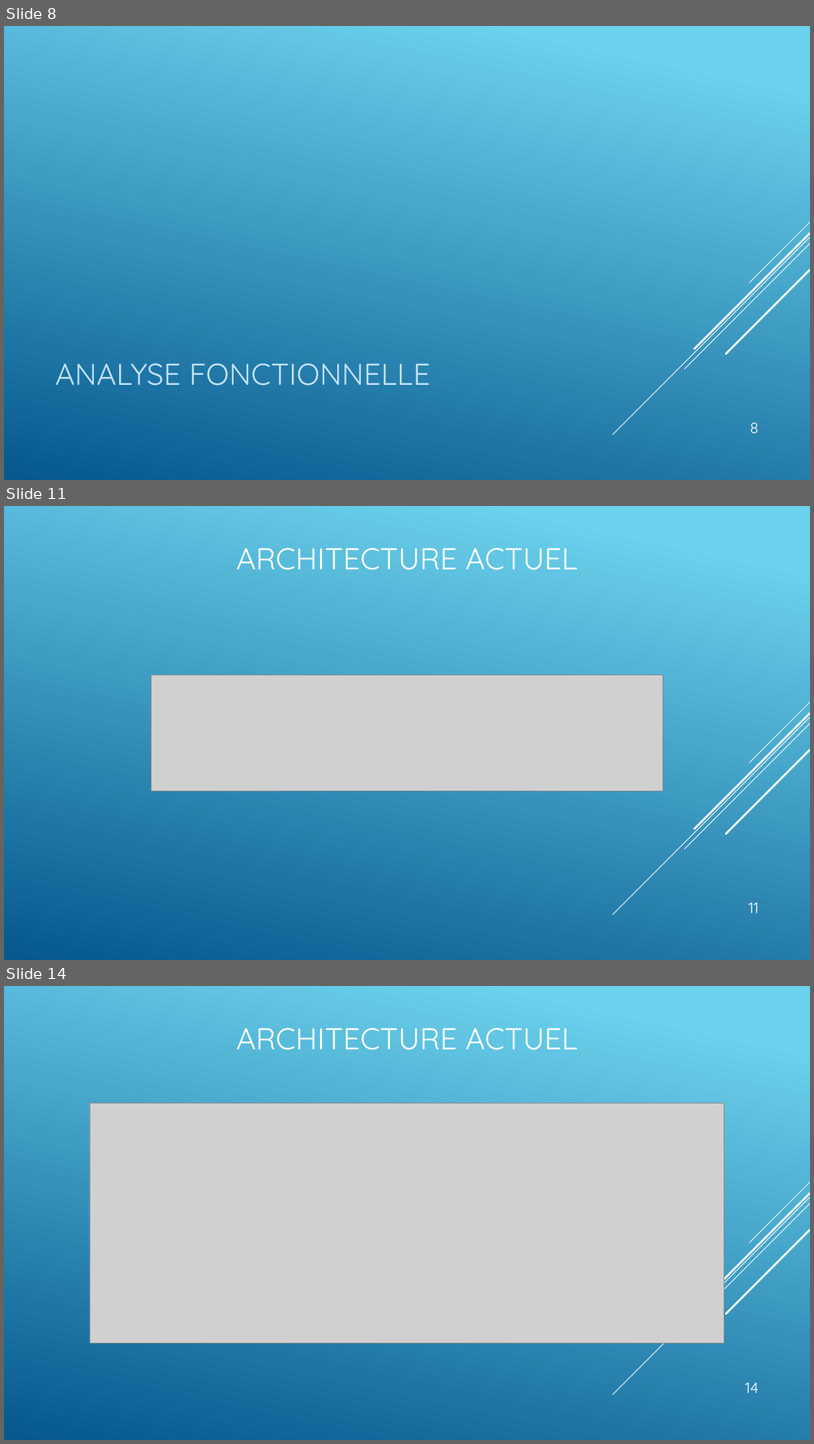
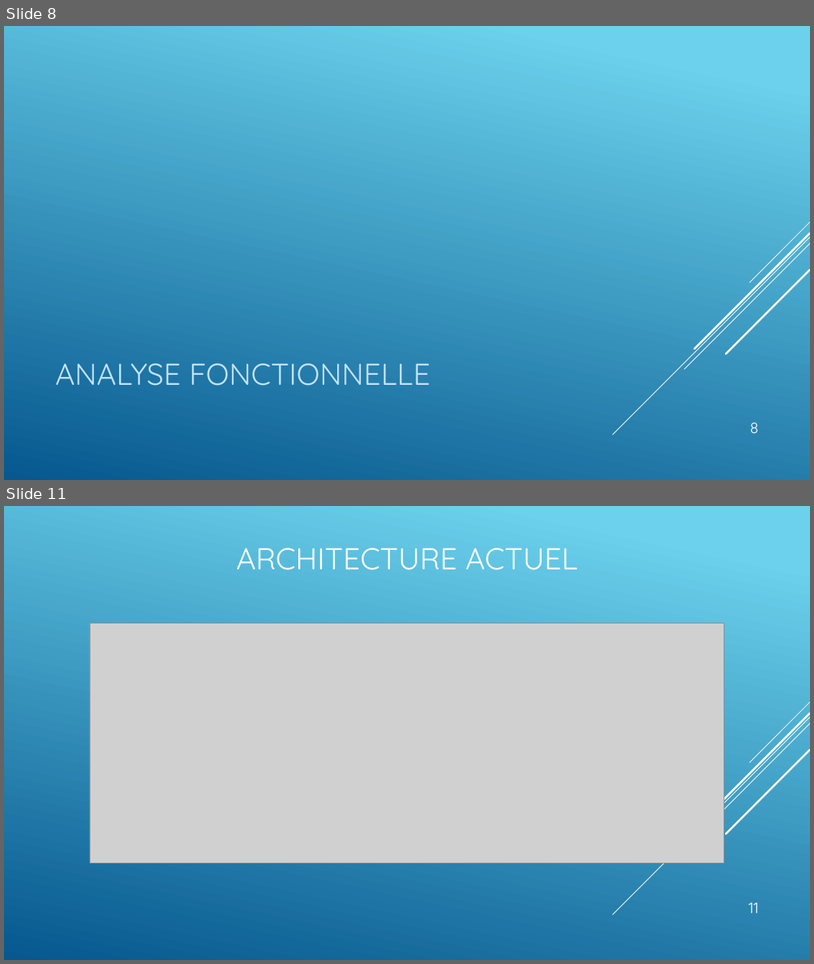
Before and after one commit to CGAL-MPIR-209/209_Project, a slide deck: Planches Aero-Breizh.pptx. Shown one above the other, each under a label of ours: slides 8, 11 and 14 before the commit, slides 8 and 11 after it; the slides between them are not shown. The pictures are 814x1444 and 814x964 pixels, drawn with LibreOffice and Linux fonts; fonts in the diff are those of the drawing; grey boxes stand for pictures. Boxes give left, top, right and bottom in pixels: in the first picture for what was removed or moved away, otherwise in the second. Text is boxed around its words. In the diff, an @@ line names an element or a change of style, - is before the commit and + after.

```diff
--- a/Planches Aero-Breizh.pptx
+++ b/Planches Aero-Breizh.pptx
@@ slide 11 removed at (4, 506, 810, 960), background gradient #6ED2EB to #06588E; not listed: 5 template elements that a slide beside it also shows @@
@@ title removed at (237, 548, 578, 570) @@
-ARCHITECTURE ACTUEL
@@ picture removed at (151, 675, 664, 791) @@
@@ page number removed at (749, 902, 759, 913) @@
-11
@@ what was slide 14 is now slide 11 @@
@@ page number at (749, 902, 759, 913): text changed @@
-14
+11
```
Also in this commit, not shown: 5 slides changed, 3 slides added, 5 other slides removed, 2 other files.
